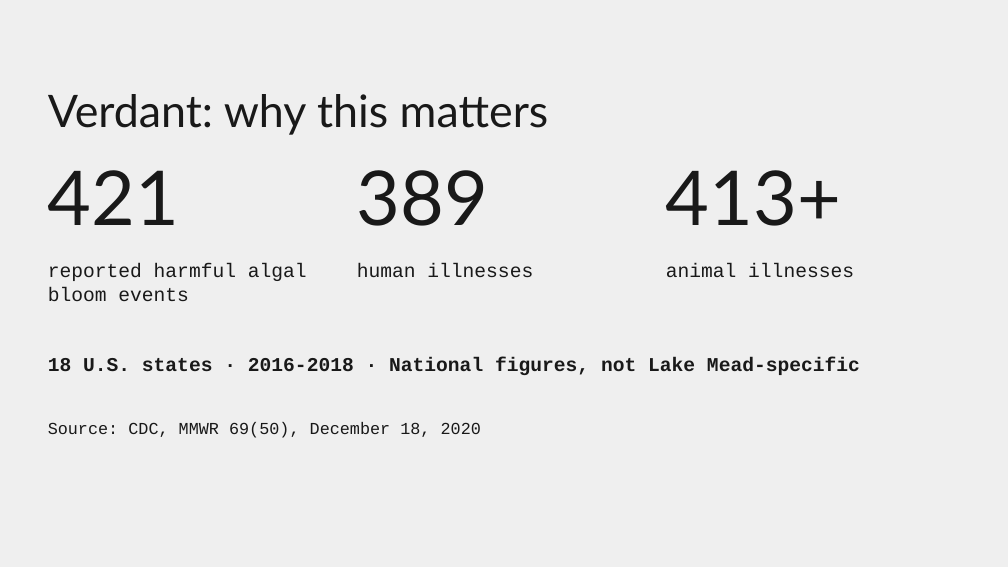
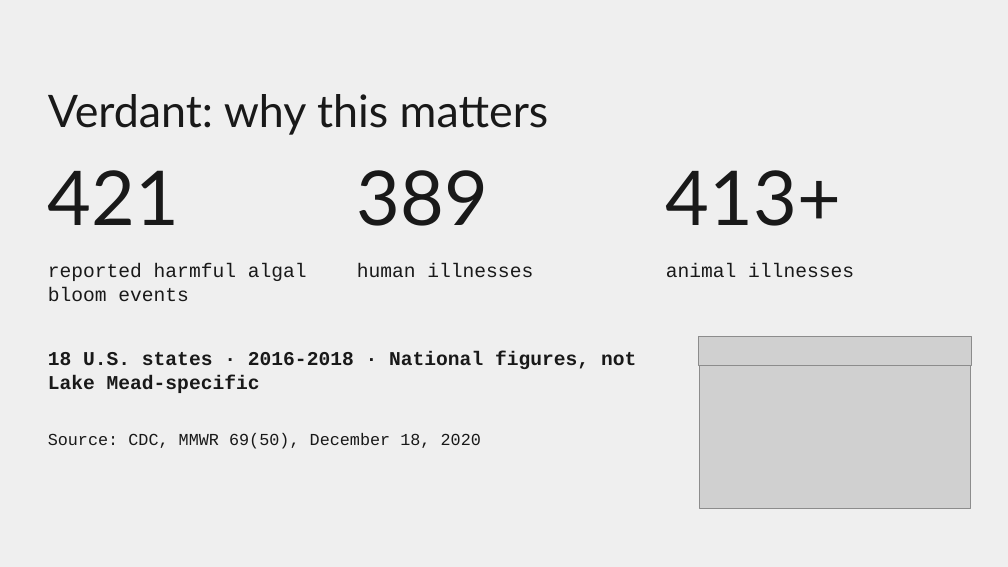
Before and after one commit to NathanDiep123/Verdant, a slide deck: slide 1 of docs/presentation/verdant-presentation.pptx. Drawn at 1008x567 pixels with LibreOffice and Linux fonts; fonts in the diff are those of the drawing; grey boxes stand for pictures; background and template pictures are left out. Boxes give left, top, right and bottom in pixels: in the first picture for what was removed or moved away, otherwise in the second. Text is boxed around its words. In the diff, an @@ line names an element or a change of style, - is before the commit and + after.

Commit message:
Add pictures to presentation slides

```diff
--- a/docs/presentation/verdant-presentation.pptx
+++ b/docs/presentation/verdant-presentation.pptx
@@ text "18 U.S. states · 2016-2018 ..." rewrapped from (x1=48, y1=357, x2=860, y2=375) to (x1=48, y1=352, x2=636, y2=393) @@
@@ picture added at (x1=699, y1=337, x2=971, y2=366) @@
@@ picture added at (x1=700, y1=366, x2=970, y2=509) @@
@@ text "Source: CDC, MMWR 69(50), December ..." moved from (x1=48, y1=422, x2=481, y2=438) to (x1=48, y1=433, x2=481, y2=449) @@
```
Also in this commit, not shown: 4 other slides changed, 1 other file.
